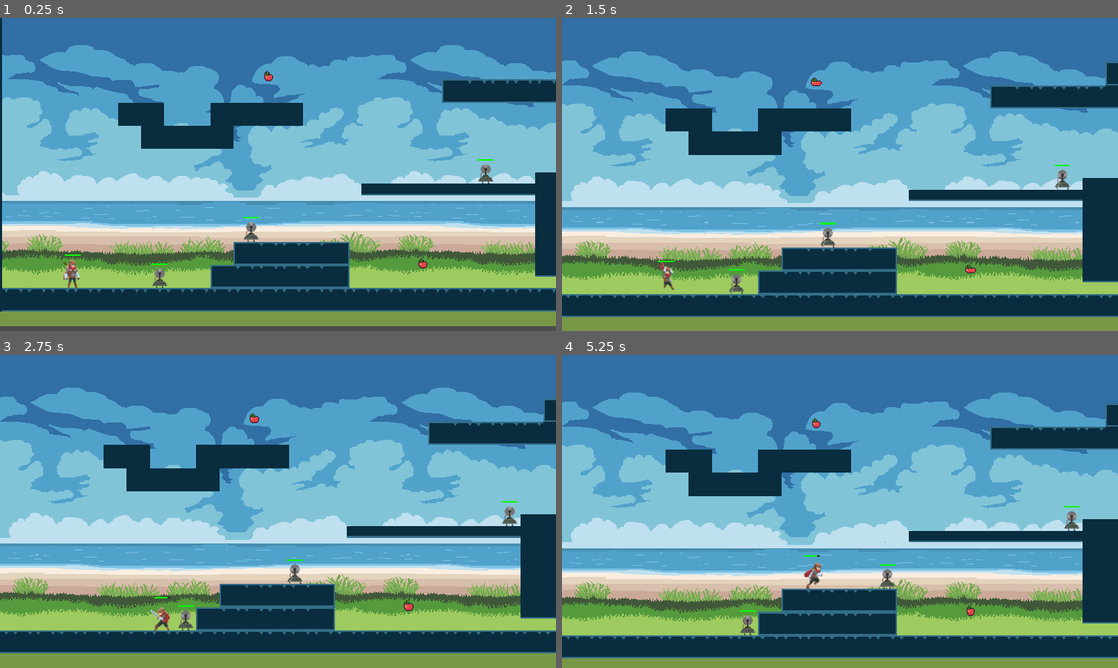
Above: before the commit, frames 1-4 (two rows, left to right).
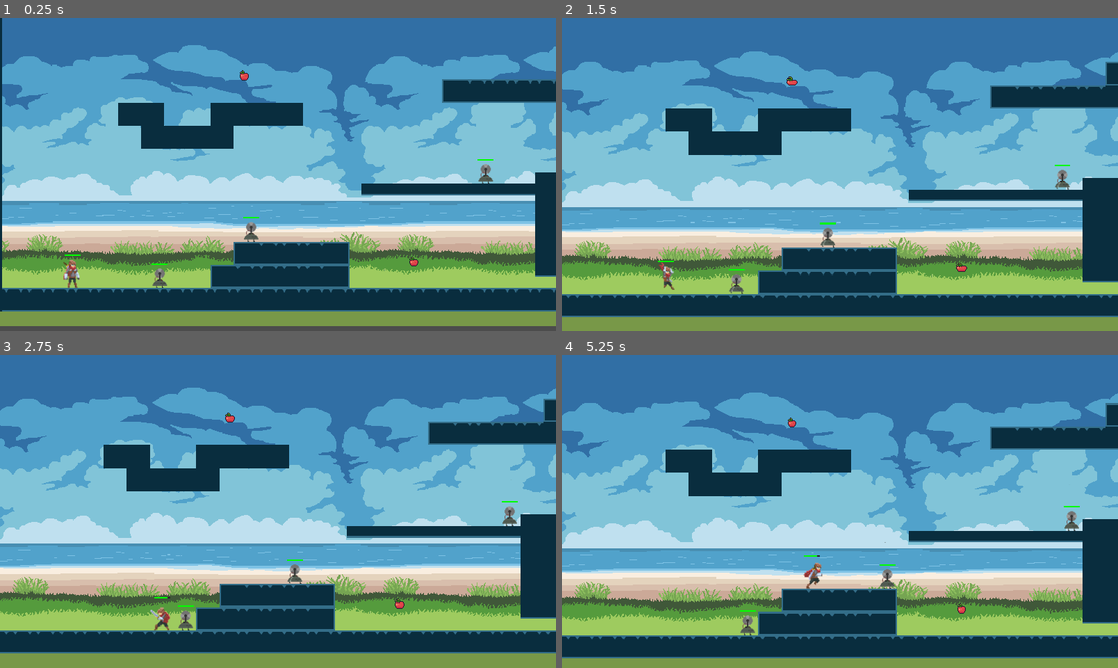
Above: after the commit, the same moments.

Repository: JoaoFAbrahan/GameJam_IFMS2021
Game: Godot game, scene res://Levels/Level_TESTE/SCENE_Level_TESTE.tscn
Two runs of this game, one before a commit and one after it. Both use one fixed random seed, a clock stepped at 60 frames per second and the inputs below.
Inputs (mouse positions are in pixels of both pictures, inside the frame that each line leads up to):
- Up to frame 1 (0.25 s): no input
- Up to frame 2 (1.5 s): move the mouse to (962, 158) at 0.52 s; press the mouse at (962, 158) at 0.53 s; hold D (PlayerMovement_RIGHT) from 0.53 s (still down); tap Space (PlayerAction_JUMP) at 0.77 s; move the mouse to (728, 190) at 1.27 s; release the mouse at (728, 190) at 1.28 s; tap S (PlayerAction_CROUCH) at 1.35 s
- Up to frame 3 (2.75 s): tap Space (PlayerAction_JUMP) at 1.52 s; move the mouse to (333, 442) at 2.02 s; release D (PlayerMovement_RIGHT) at 2.03 s; hold A (PlayerMovement_LEFT) from 2.03 s (still down); tap Shift (PlayerAction_DASH) at 2.1 s
- Up to frame 4 (5.25 s): move the mouse to (812, 574) at 2.77 s; release A (PlayerMovement_LEFT) at 2.78 s; hold D (PlayerMovement_RIGHT) 2.78-4.28 s; click (812, 574) at 2.85 s; tap Space (PlayerAction_JUMP) at 3.02, 3.77, 4.52 s; move the mouse to (1006, 558) at 3.52 s; tap S (PlayerAction_CROUCH) at 3.6 s; move the mouse to (673, 464) at 4.27 s; hold A (PlayerMovement_LEFT) 4.28-5.03 s; tap Shift (PlayerAction_DASH) at 4.35 s; move the mouse to (867, 511) at 5.02 s; press the mouse at (867, 511) at 5.03 s; hold D (PlayerMovement_RIGHT) from 5.03 s (still down)

The runs differ from the first frame. In frame 1, 18% of the frame differs, in the area x 0-100%, y 8-80%; in frame 2, 18%; in frame 3, 18%; in frame 4, 18%.

Commit message:
Adicionado SFX Life Item

Diff:
--- a/Assets/Probs/Items/Life_Item/Code/CODE_Life_Item.gd
+++ b/Assets/Probs/Items/Life_Item/Code/CODE_Life_Item.gd
@@ -3,6 +3,7 @@
 func _on_Life_Item_body_entered(body):
 	body.Heal(12);
 	body.HealthBar.Health_Update(body.health, -20);
+	$FruitCollect_SFX.play();
 	$AnimationPlayer.play(("Collected"));
 
 func _on_AnimationPlayer_animation_finished(anim_name):
--- a/Assets/Probs/Items/Life_Item/SCENE_Life_Item.tscn
+++ b/Assets/Probs/Items/Life_Item/SCENE_Life_Item.tscn
@@ -1,8 +1,9 @@
-[gd_scene load_steps=7 format=2]
+[gd_scene load_steps=8 format=2]
 
 [ext_resource path="res://Assets/Probs/Items/Life_Item/Sprite Sheet/Collected.png" type="Texture" id=1]
 [ext_resource path="res://Assets/Probs/Items/Life_Item/Sprite Sheet/Apple.png" type="Texture" id=2]
 [ext_resource path="res://Assets/Probs/Items/Life_Item/Code/CODE_Life_Item.gd" type="Script" id=3]
+[ext_resource path="res://Assets/Sounds/Sound Effects/FruitCollect.wav" type="AudioStream" id=4]
 
 [sub_resource type="CircleShape2D" id=1]
 radius = 4.0
@@ -116,5 +117,9 @@
 anims/Collected = SubResource( 2 )
 anims/Motion = SubResource( 3 )
 
+[node name="FruitCollect_SFX" type="AudioStreamPlayer2D" parent="."]
+stream = ExtResource( 4 )
+volume_db = -6.0
+
 [connection signal="body_entered" from="." to="." method="_on_Life_Item_body_entered"]
 [connection signal="animation_finished" from="AnimationPlayer" to="." method="_on_AnimationPlayer_animation_finished"]
--- a/Levels/Level_TESTE/SCENE_Level_TESTE.tscn
+++ b/Levels/Level_TESTE/SCENE_Level_TESTE.tscn
@@ -261,7 +261,7 @@
 [node name="ParallaxBackground" type="ParallaxBackground" parent="World Components/Background Layer"]
 
 [node name="Background_00" type="ParallaxLayer" parent="World Components/Background Layer/ParallaxBackground"]
-motion_scale = Vector2( 0.6, 1 )
+motion_scale = Vector2( 0.05, 1 )
 motion_mirroring = Vector2( 1024, 0 )
 
 [node name="Sprite" type="Sprite" parent="World Components/Background Layer/ParallaxBackground/Background_00"]
@@ -270,7 +270,7 @@
 centered = false
 
 [node name="Background_01" type="ParallaxLayer" parent="World Components/Background Layer/ParallaxBackground"]
-motion_scale = Vector2( 0.7, 1 )
+motion_scale = Vector2( 0.1, 1 )
 motion_mirroring = Vector2( 1024, 0 )
 
 [node name="Sprite" type="Sprite" parent="World Components/Background Layer/ParallaxBackground/Background_01"]
@@ -279,7 +279,7 @@
 centered = false
 
 [node name="Background_02" type="ParallaxLayer" parent="World Components/Background Layer/ParallaxBackground"]
-motion_scale = Vector2( 0.8, 1 )
+motion_scale = Vector2( 0.3, 1 )
 motion_mirroring = Vector2( 1024, 0 )
 
 [node name="Sprite" type="Sprite" parent="World Components/Background Layer/ParallaxBackground/Background_02"]
@@ -320,10 +320,10 @@
 [node name="Upgrades" type="Node" parent="World Components/Main Layer"]
 
 [node name="Life_Item" parent="World Components/Main Layer/Upgrades" instance=ExtResource( 4 )]
-position = Vector2( 271.272, -322.458 )
+position = Vector2( 237.601, -323.699 )
 
 [node name="Life_Item2" parent="World Components/Main Layer/Upgrades" instance=ExtResource( 4 )]
-position = Vector2( 484.404, -64 )
+position = Vector2( 471.866, -66.742 )
 
 [node name="Enemies" type="Node" parent="World Components/Main Layer"]
 
@@ -340,3 +340,4 @@
 position = Vector2( 0, -64 )
 
 [node name="Foreground Layer" type="Node2D" parent="World Components"]
+position = Vector2( 15.1361, -55.4991 )
Not shown, added: Assets/Sounds/Sound Effects/FruitCollect.wav.import
Not shown, added: Assets/Sounds/Sound Effects/FruitCollect.wav
